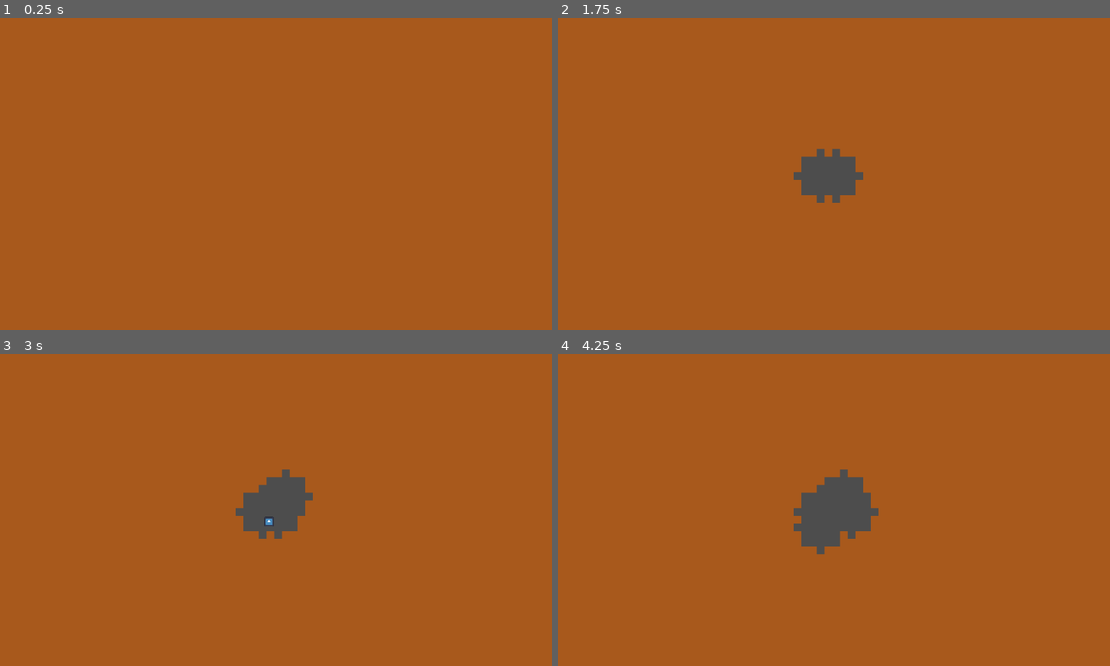
Above: before the commit, frames 1-4 (two rows, left to right).
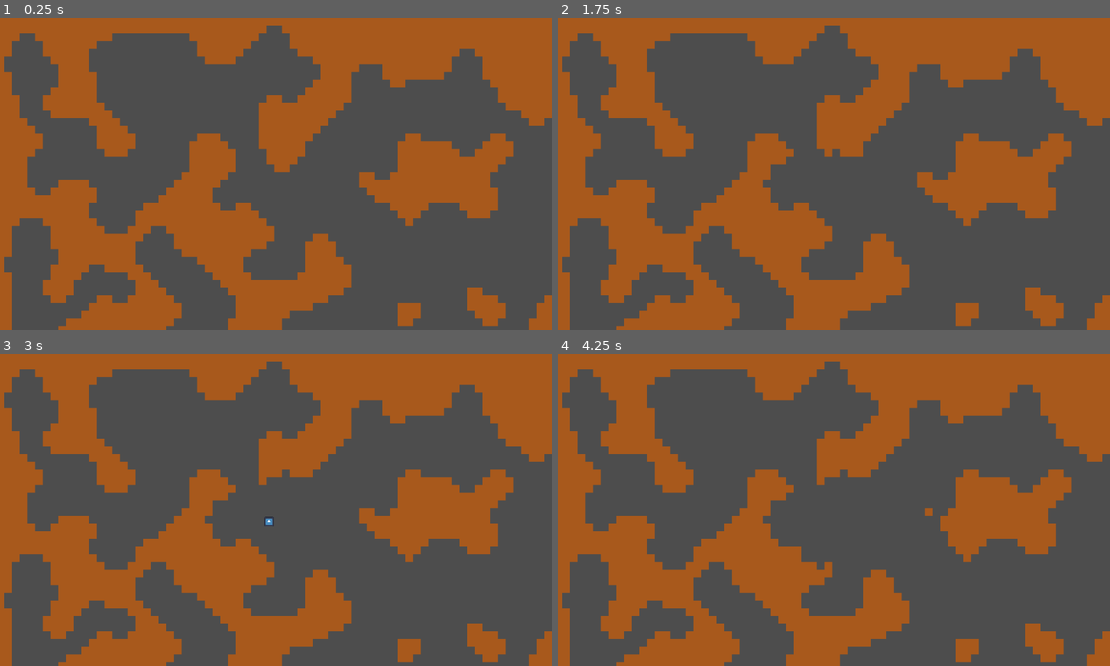
Above: after the commit, the same moments.

Repository: juusoHaaja/raketinheitin
Game: Godot game, scene res://function/world/main.tscn
Two runs of this game, one before a commit and one after it. Both use one fixed random seed, a clock stepped at 60 frames per second and the inputs below. The engine's default icon, where the game draws it, is replaced by a stand-in: a white triangle on a blue panel in a dark square.
Inputs (mouse positions are in pixels of both pictures, inside the frame that each line leads up to):
- Up to frame 1 (0.25 s): no input
- Up to frame 2 (1.75 s): tap Enter at 0.5 s; move the mouse to (955, 158) at 0.52 s; click (955, 158) at 0.67 s; tap Space at 1.25 s; move the mouse to (723, 189) at 1.27 s; click (723, 189) at 1.42 s
- Up to frame 3 (3 s): tap Enter at 2 s; move the mouse to (331, 441) at 2.02 s; click (331, 441) at 2.17 s; tap Space at 2.75 s; move the mouse to (248, 572) at 2.77 s; click (248, 572) at 2.92 s
- Up to frame 4 (4.25 s): tap Enter at 3.5 s; move the mouse to (999, 556) at 3.52 s; click (999, 556) at 3.67 s

The runs differ from the first frame. In frame 1, 57% of the frame differs, in the area x 0-100%, y 2-100%; in frame 2, 56%; in frame 3, 56%; in frame 4, 56%.

Commit message:
procedural generation

Diff:
--- a/function/world/chunk.gd
+++ b/function/world/chunk.gd
@@ -1,17 +1,13 @@
-# world/grid.gd
+# world/chunk.gd
 extends TileMapLayer
 class_name Chunk
 
-#chunk
-
+# chunk
 static var chunk_size = 100 # size in tiles
-
 var chunk_pos = Vector2i(0,0)
 
-#\chunk
-
-@export var tileset_width = 16
-@export var tileset_height = 16
+@export var tileset_width = 8
+@export var tileset_height = 8
 var tileset_count = tileset_width*tileset_height
 
 @export var map_width = 100
@@ -21,32 +17,37 @@
 
 var cells = PackedByteArray()
 
+# Cave generation parameters
+@export var fill_percent := 48
+@export var smoothing_iterations := 12
+@export_range(0, 999999) var world_seed := 1
+
+var _temp_map := {}  # Temporary dictionary for cave generation
+
 func clear_cells():
     cells.clear()
 
 func create_cells():
     clear_cells()
-    for i in range(map_height):
-        for l in range(map_width):
-            cells.push_back(1)
-    update_cells()
+    cells.resize(map_width * map_height)
+    cells.fill(1)
 
 func pos_to_cell_index(pos: Vector2i) -> int:
-    return pos.x+pos.y*map_width
+    return pos.x + pos.y * map_width
 
 func cell_index_to_pos(index: int) -> Vector2i:
     return Vector2i(index % map_width, index / map_width)
 
-func api_get_tile_pos(pos:Vector2i) -> int:
+func api_get_tile_pos(pos: Vector2i) -> int:
     return api_get_tile(pos_to_cell_index(pos))
 
-func api_set_tile_pos(pos:Vector2i, val:int):
+func api_set_tile_pos(pos: Vector2i, val: int):
     api_set_tile(pos_to_cell_index(pos), val)
 
-func api_get_tile(index:int) -> int:
+func api_get_tile(index: int) -> int:
     return cells[index]
 
-func api_set_tile(index:int, val:int):
+func api_set_tile(index: int, val: int):
     cells[index] = val
     var coords = cell_index_to_pos(index)
     set_tileset_tile(coords, val)
@@ -62,14 +63,13 @@
         return 1
 
 func tilemap_index_to_source_coord(i: int) -> Vector2i:
-    #i = i % tileset_count
     return Vector2i(i % tileset_width, i / tileset_width)
 
-func set_tileset_tile(pos:Vector2i, b:int):
+func set_tileset_tile(pos: Vector2i, b: int):
     if b == 0:
         set_cell(pos, -1, Vector2i(-1, -1), -1)
     else:
-        var i = (b-1) % tileset_count
+        var i = (b - 1) % tileset_count
         set_cell(pos, 0, tilemap_index_to_source_coord(i), 0)
 
 func update_cells():
@@ -79,23 +79,119 @@
         set_tileset_tile(pos, val)
 
 func calculate_tile_size() -> float:
-    return scale.x*tile_set.tile_size.x
+    return scale.x * tile_set.tile_size.x
 
-# Called when the node enters the scene tree for the first time.
 func _ready() -> void:
     tile_pixel_size = calculate_tile_size()
 
-# Called every frame. 'delta' is the elapsed time since the previous frame.
 func _process(delta: float) -> void:
     pass
 
-#Chunk function
+# Chunk generation functions
 
 func gen_init(pos: Vector2i):
     chunk_pos = pos
     global_position = pos * chunk_size * tile_pixel_size
     create_cells()
+    generate()
 
 func generate():
-    #do gen
-    pass
+    _initialize_cave_map()
+
+    for i in smoothing_iterations:
+        _smooth_map()
+
+    _apply_cave_to_cells()
+
+# Cave Generation - Initialization
+
+func _get_chunk_seed() -> int:
+    # Create unique seed based on chunk position and world seed
+    # Using large prime numbers for better distribution
+    return world_seed + chunk_pos.x * 73856093 + chunk_pos.y * 19349663
+
+func _initialize_cave_map() -> void:
+    seed(_get_chunk_seed())
+    _temp_map.clear()
+
+    for x in range(map_width):
+        for y in range(map_height):
+            var pos := Vector2i(x, y)
+            # Edges are always walls for cleaner chunk boundaries
+            if x == 0 or x == map_width - 1 or y == 0 or y == map_height - 1:
+                _temp_map[pos] = true
+            else:
+                _temp_map[pos] = randf() * 100 < fill_percent
+
+# Cave Generation - Cellular Automata Smoothing
+
+func _smooth_map() -> void:
+    var new_map := {}
+
+    for x in range(map_width):
+        for y in range(map_height):
+            var pos := Vector2i(x, y)
+            var wall_count := _get_surrounding_wall_count(pos)
+
+            # Cellular automata rules
+            if wall_count > 4:
+                new_map[pos] = true
+            elif wall_count < 4:
+                new_map[pos] = false
+            else:
+                new_map[pos] = _temp_map[pos]
+
+    _temp_map = new_map
+
+func _get_surrounding_wall_count(pos: Vector2i) -> int:
+    var wall_count := 0
+
+    for x in range(-1, 2):
+        for y in range(-1, 2):
+            var check_pos := Vector2i(pos.x + x, pos.y + y)
+            if check_pos != pos:
+                # Default to wall if outside bounds
+                if _temp_map.get(check_pos, true):
+                    wall_count += 1
+
+    return wall_count
+
+# Cave Generation - Room Creation
+
+func create_room(center: Vector2i, radius: int) -> void:
+    for x in range(-radius, radius + 1):
+        for y in range(-radius, radius + 1):
+            var local_pos := Vector2i(center.x + x, center.y + y)
+
+            if local_pos.x >= 0 and local_pos.x < map_width and \
+               local_pos.y >= 0 and local_pos.y < map_height:
+                if Vector2(x, y).length() <= radius:
+                    var index = pos_to_cell_index(local_pos)
+                    cells[index] = 0
+                    set_tileset_tile(local_pos, 0)
+
+# Cave Generation - Apply to Cell Array
+
+func _apply_cave_to_cells() -> void:
+    for i in range(cells.size()):
+        var pos = cell_index_to_pos(i)
+        if _temp_map.get(pos, true):
+            cells[i] = 1  # Wall tile
+        else:
+            cells[i] = 0  # Empty
+
+    update_cells()
+    _temp_map.clear()  # Free memory
+
+# Cave Generation - Force Walls at Edges
+
+func force_edge_walls() -> void:
+    # Top and bottom edges
+    for x in range(map_width):
+        api_set_tile_pos(Vector2i(x, 0), 1)
+        api_set_tile_pos(Vector2i(x, map_height - 1), 1)
+
+    # Left and right edges
+    for y in range(map_height):
+        api_set_tile_pos(Vector2i(0, y), 1)
+        api_set_tile_pos(Vector2i(map_width - 1, y), 1)
--- a/function/world/chunk_parent.gd
+++ b/function/world/chunk_parent.gd
@@ -1,9 +1,14 @@
+# world/chunk_parent.gd
 extends Node2D
 class_name ChunkParent
 
 static var instance: ChunkParent
 
 @export var chunk_scene: PackedScene
+@export var world_seed := 1
+@export var fill_percent := 48
+@export var smoothing_iterations := 12
+
 var chunks = Array()
 
 func generate_chunk(pos: Vector2i):
@@ -11,39 +16,57 @@
         return
     force_generate(pos)
 
-func is_generated(pos: Vector2i)-> bool:
-    for c:Chunk in chunks:
+func is_generated(pos: Vector2i) -> bool:
+    for c: Chunk in chunks:
         if c.chunk_pos == pos:
             return true
     return false
 
-func force_generate(pos:Vector2i) -> Chunk:
+func force_generate(pos: Vector2i) -> Chunk:
     var c = chunk_scene.instantiate() as Chunk
+
+    # Pass generation parameters to chunk
+    c.world_seed = world_seed
+    c.fill_percent = fill_percent
+    c.smoothing_iterations = smoothing_iterations
+
     chunks.push_back(c)
-    add_child(c);
+    add_child(c)
     c.gen_init(pos)
     return c
 
 func get_chunk(pos: Vector2i) -> Chunk:
-    for c:Chunk in chunks:
+    for c: Chunk in chunks:
         if c.chunk_pos == pos:
             return c
     return force_generate(pos)
 
-# Called when the node enters the scene tree for the first time.
 func _ready() -> void:
-    generate_chunk(Vector2i(0,0))
+    generate_chunk(Vector2i(0, 0))
     api_init()
 
-
-# Called every frame. 'delta' is the elapsed time since the previous frame.
 func _process(delta: float) -> void:
     pass
 
 func _enter_tree() -> void:
     instance = self
 
-#API
+# World-space room creation (spans chunks if needed)
+func create_room_at_world_pos(world_tile_pos: Vector2i, radius: int) -> void:
+    # Get all chunks that this room might touch
+    var min_chunk = get_chunk_pos(world_tile_pos - Vector2i(radius, radius))
+    var max_chunk = get_chunk_pos(world_tile_pos + Vector2i(radius, radius))
+
+    for cx in range(min_chunk.x, max_chunk.x + 1):
+        for cy in range(min_chunk.y, max_chunk.y + 1):
+            var chunk_p = Vector2i(cx, cy)
+            var chunk = get_chunk(chunk_p)
+
+            # Convert world pos to local chunk pos
+            var local_center = world_tile_pos - (chunk_p * chunk.map_width)
+            chunk.create_room(local_center, radius)
+
+# API
 var current_chunk: Chunk
 var current_chunk_pos: Vector2i
 
@@ -59,12 +82,13 @@
         return
     set_api_chunk(get_chunk(pos))
 
-func api_get_tile_pos(pos:Vector2i) -> int:
-    check_chunk(pos)
+func api_get_tile_pos(pos: Vector2i) -> int:
+    var c_pos = get_chunk_pos(pos)
+    check_chunk(c_pos)
     pos = pos_modulo_chunk(pos)
     return current_chunk.api_get_tile_pos(pos)
 
-func api_set_tile_pos(tile_pos:Vector2i, val:int):
+func api_set_tile_pos(tile_pos: Vector2i, val: int):
     var c_pos = get_chunk_pos(tile_pos)
     check_chunk(c_pos)
     tile_pos = pos_modulo_chunk(tile_pos)
@@ -75,9 +99,25 @@
     return pos as Vector2i
 
 func get_chunk_pos(pos: Vector2i) -> Vector2i:
-    return floor(pos as Vector2 / chunks[0].map_width)
+    # Handle negative positions correctly
+    var chunk_w = chunks[0].map_width
+    return Vector2i(
+        floori(float(pos.x) / chunk_w),
+        floori(float(pos.y) / chunk_w)
+    )
 
 func pos_modulo_chunk(pos: Vector2i) -> Vector2i:
-    return pos % chunks[0].map_width
+    var chunk_w = chunks[0].map_width
+    # Handle negative modulo correctly
+    return Vector2i(
+        posmod(pos.x, chunk_w),
+        posmod(pos.y, chunk_w)
+    )
 
-#\API
+# Regenerate a specific chunk
+func regenerate_chunk(pos: Vector2i) -> void:
+    var chunk = get_chunk(pos)
+    chunk.create_cells()
+    chunk.generate()
+
+# \API
--- a/function/world/main.gd
+++ b/function/world/main.gd
@@ -17,10 +17,10 @@
 
         # Scroll to change explosion size
         if event.button_index == MOUSE_BUTTON_WHEEL_UP:
-            circle_tool.radius = min(circle_tool.radius + 0.5, 10.0)
+            circle_tool.set_radius(circle_tool.radius + 0.5)
             print("Explosion radius: ", circle_tool.radius)
         elif event.button_index == MOUSE_BUTTON_WHEEL_DOWN:
-            circle_tool.radius = max(circle_tool.radius - 0.5, 1.0)
+            circle_tool.set_radius(circle_tool.radius - 0.5)
             print("Explosion radius: ", circle_tool.radius)
 
 func shoot_rocket():
